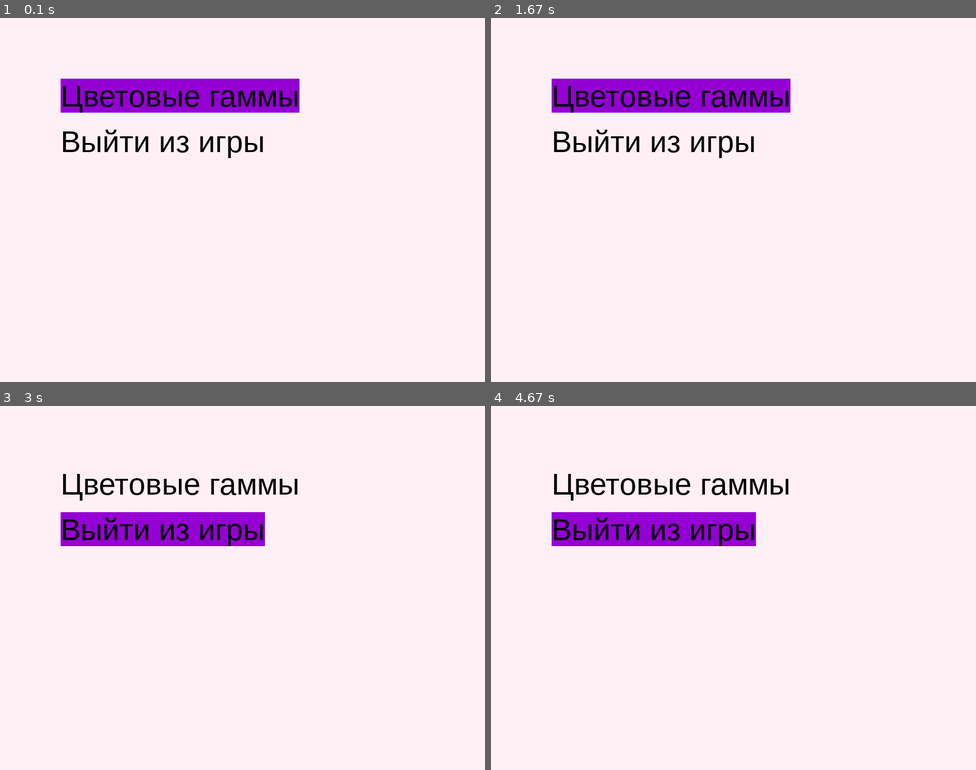
Above: before the commit, frames 1-4 (two rows, left to right).
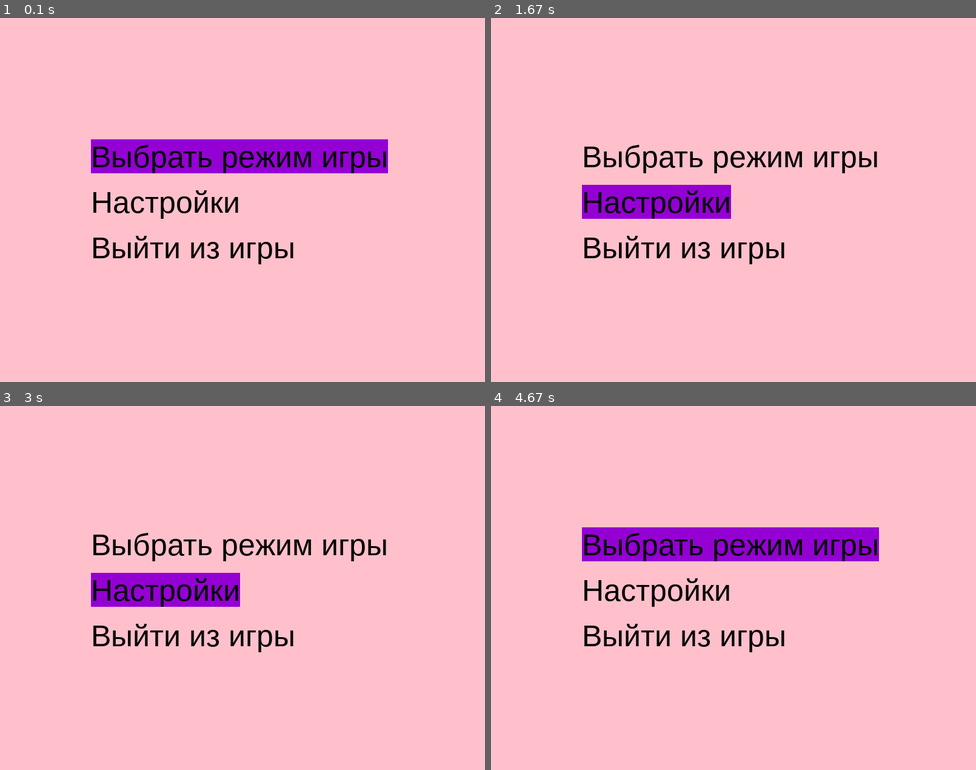
Above: after the commit, the same moments.

Repository: Angelina-ainel/PyGame-Project
Game: pygame game, started from menu.py
Two runs of this game, one before a commit and one after it. Both use one fixed random seed, a clock stepped at 60 frames per second and the inputs below.
Inputs:
- Up to frame 1 (0.1 s): no input
- Up to frame 2 (1.67 s): tap Enter at 0.33 s; hold Up 0.67-1.13 s; hold Down 1.17-1.63 s
- Up to frame 3 (3 s): hold Up 1.67-2.03 s; hold Down 2.07-2.43 s; hold Up 2.47-2.77 s; hold S from 2.8 s (still down)
- Up to frame 4 (4.67 s): release S at 3.1 s; hold Up 3.13-3.5 s; hold S 3.53-3.9 s; hold Up 3.93-4.23 s; hold S 4.27-4.57 s; hold Up from 4.6 s (still down)

The runs differ from the first frame. In frame 1, 100% of the frame differs, in the area x 0-100%, y 0-100%; in frame 2, 100%; in frame 3, 100%; in frame 4, 99%.

Commit message:
"terminate()" and minor improvements

Diff:
--- a/menu.py
+++ b/menu.py
@@ -1,4 +1,4 @@
-# print('there will be an interface for menu and everything else')
+import sys
 import pygame
 
 pygame.init()
@@ -33,24 +33,28 @@
             surface.blit(opt, option_rect)
 
 
+def terminate():
+    pygame.quit()
+    sys.exit()
+
+
 menu = Menu()
-menu.append_option('Цветовые гаммы', lambda: print('Цветовые гаммы'))
-menu.append_option('Выйти из игры', pygame.quit)
+menu.append_option('Выбрать режим игры', lambda: print('Выбрать режим игры'))
+menu.append_option('Настройки', lambda: print('В разработке'))
+menu.append_option('Выйти из игры', terminate)
 
-running = True
-while running:
+while True:
     for event in pygame.event.get():
         if event.type == pygame.QUIT:
-            running = False
+            terminate()
         elif event.type == pygame.KEYDOWN:
-            if event.key == pygame.K_w:
+            if event.key == pygame.K_w or event.key == pygame.K_UP:
                 menu.switch(-1)
-            elif event.key == pygame.K_s:
+            elif event.key == pygame.K_s or event.key == pygame.K_DOWN:
                 menu.switch(1)
-            elif event.key == pygame.K_SPACE:
+            elif event.key == pygame.K_SPACE or event.key == pygame.K_RETURN:
                 menu.select()
 
-    screen.fill((255, 240, 245))
-    menu.draw(screen, 100, 100, 75)
+    screen.fill((255, 192, 203))
+    menu.draw(screen, 150, 200, 75)
     pygame.display.flip()
-pygame.quit()
